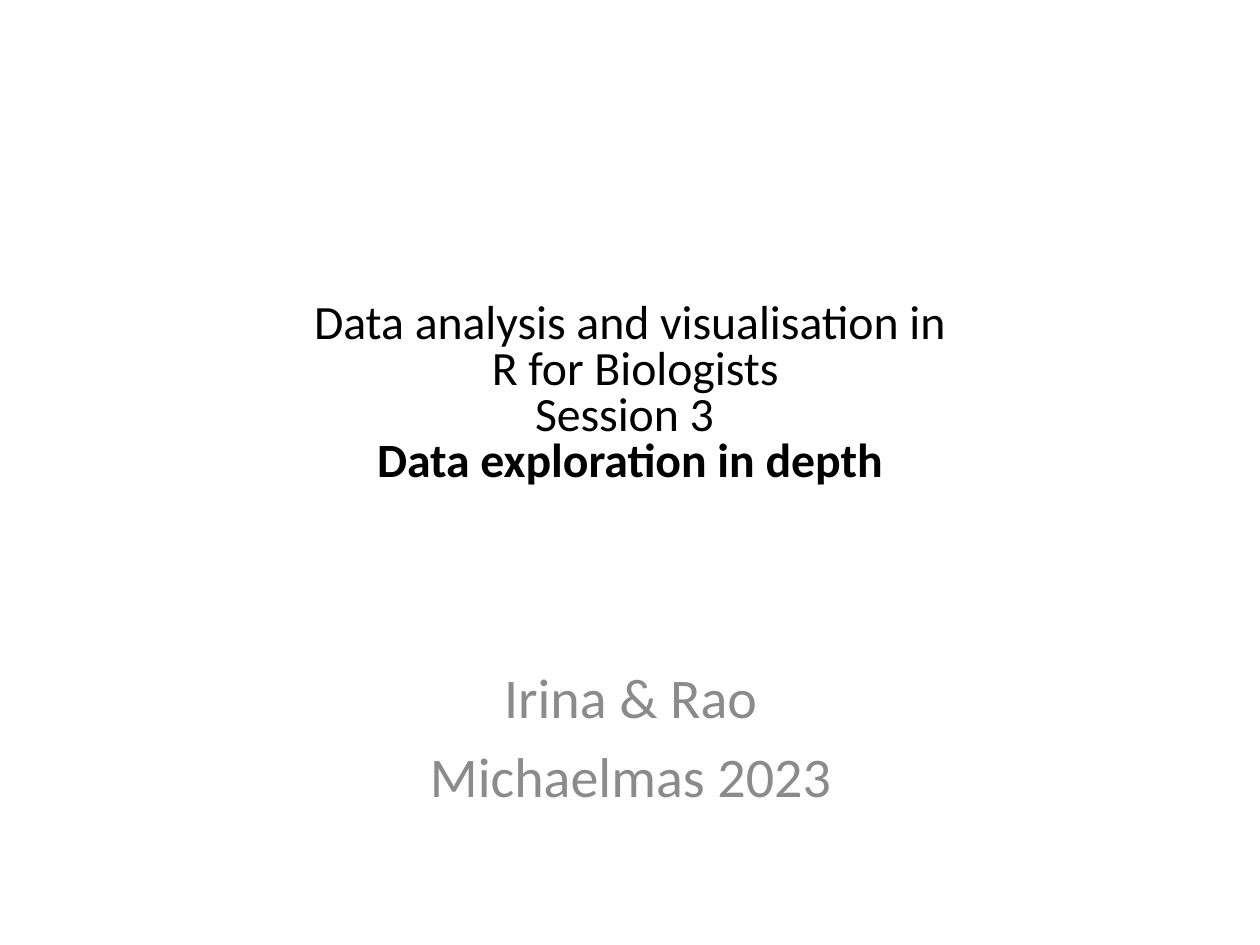
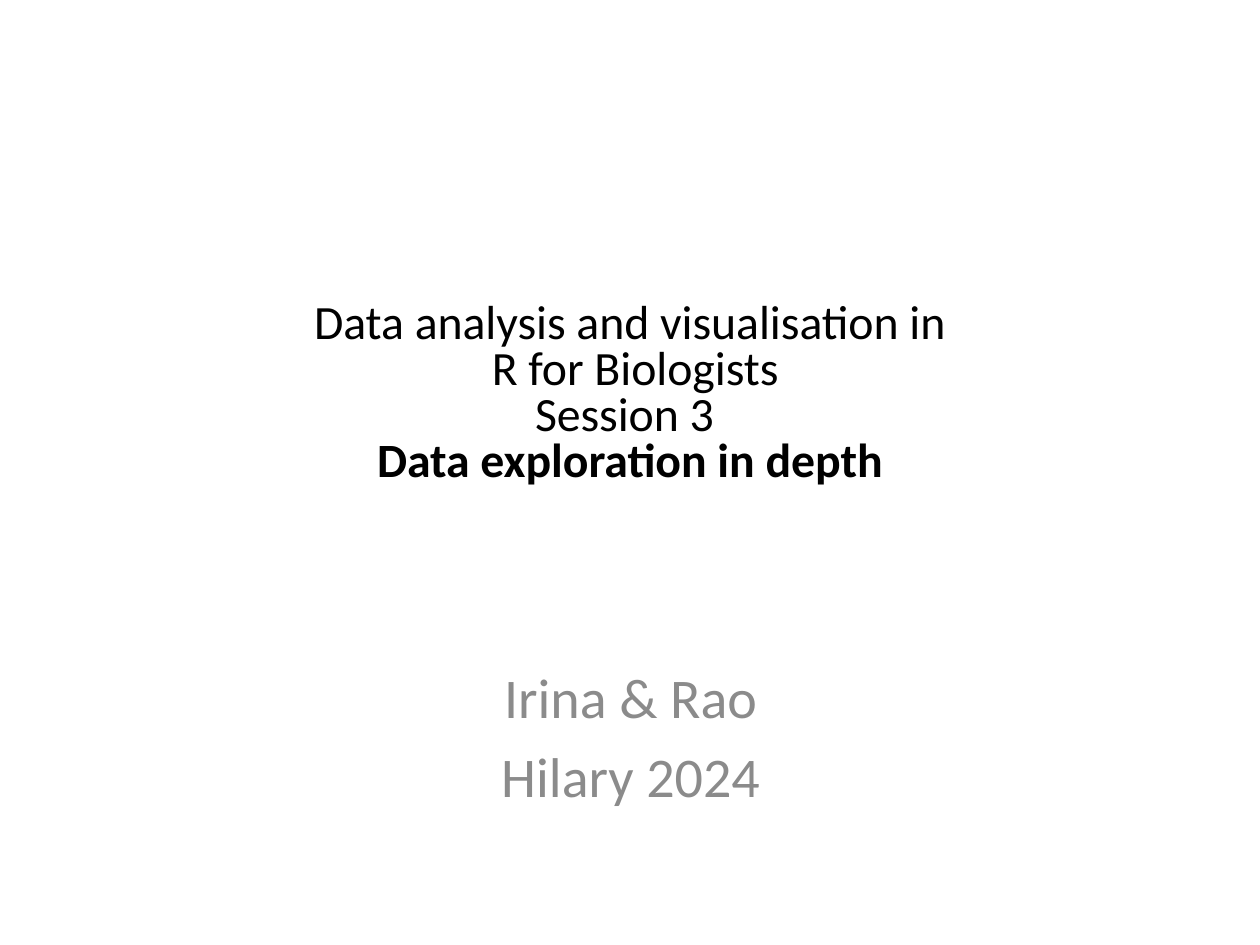
Before and after one commit to sraorao/data_analysis_visualisation_R_HT2024, a slide deck: slide 1 of powerpoint files/Session3.pptx. Drawn at 1260x945 pixels with LibreOffice and Linux fonts; fonts in the diff are those of the drawing. Boxes give left, top, right and bottom in pixels: in the first picture for what was removed or moved away, otherwise in the second. Text is boxed around its words. In the diff, an @@ line names an element or a change of style, - is before the commit and + after.

Commit message:
update slides and code

```diff
--- a/powerpoint files/Session3.pptx
+++ b/powerpoint files/Session3.pptx
@@ text at (x1=501, y1=758, x2=759, y2=806): text changed @@
-Michaelmas 2023
+Hilary 2024
```
Also in this commit, not shown: 12 other files.
